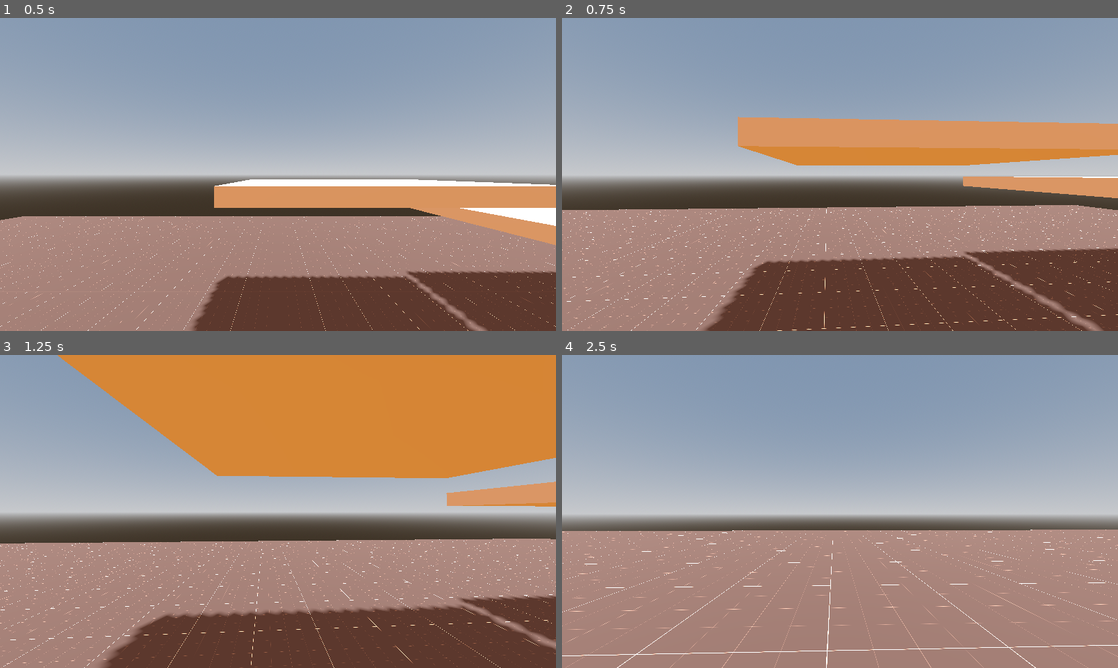
Above: before the commit, frames 1-4 (two rows, left to right).
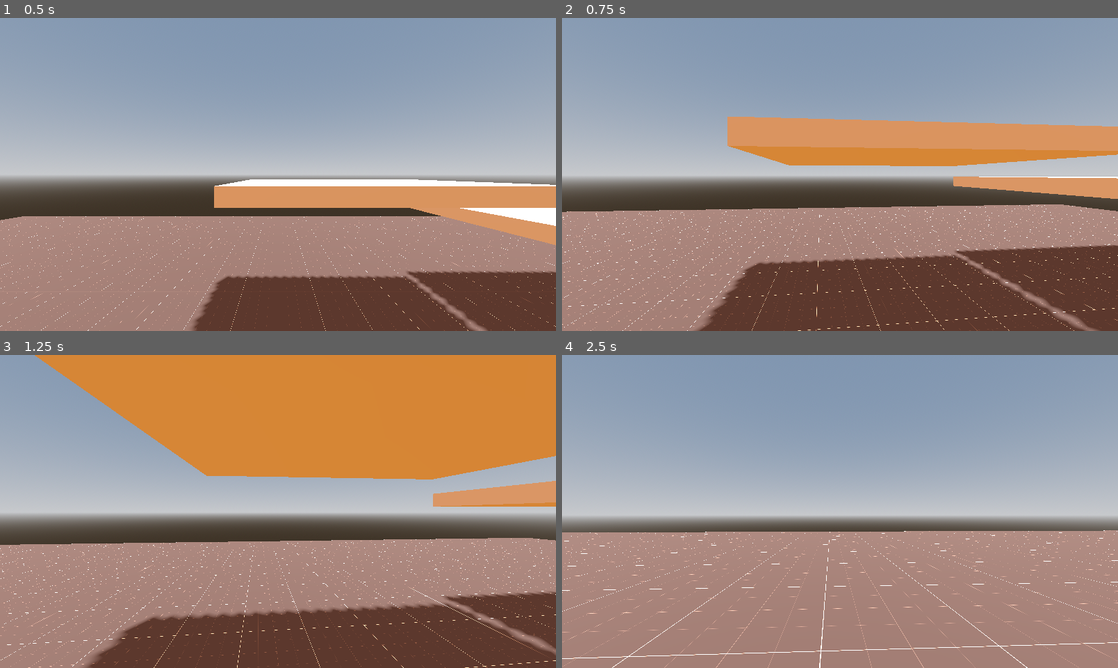
Above: after the commit, the same moments.

Repository: BananaHolograma/godot-personal-template
Game: Godot game, scene res://scenes/test/playground.tscn
Same seed, same stepped clock (60 frames per second), same inputs: the game is played once before the commit and once after it. The project has no main scene, so this scene is started directly.
Inputs (mouse positions are in pixels of both pictures, inside the frame that each line leads up to):
- Up to frame 1 (0.5 s): no input
- Up to frame 2 (0.75 s): tap Enter at 0.5 s; move the mouse to (867, 174) at 0.52 s; hold Up (ui_up) from 0.53 s (still down); hold Ctrl (crouch) from 0.53 s (still down)
- Up to frame 3 (1.25 s): keep holding Up (ui_up); keep holding Ctrl (crouch); tap Space (jump) at 0.77, 0.8, 1.07 s
- Up to frame 4 (2.5 s): keep holding Up (ui_up); move the mouse to (812, 511) at 1.27 s; release Ctrl (crouch) at 1.28 s; tap Space (jump) at 1.35, 1.52, 1.82, 2.3 s; tap Ctrl (crouch) at 1.55 s; move the mouse to (851, 505) at 2.02 s; hold Shift (crawl) from 2.03 s (still down)

Frame 1 is identical in both runs. In frame 2, 4.4% of the frame differs, in the area x 0-100%, y 31-100%; in frame 3, 5.2%, in the area x 0-100%, y 0-100%; in frame 4, 2.7%.

Commit message:
slide state allowing to jump or automatically crouch when a ceil it's detected

Diff:
--- a/components/movement/first-person/first_person_controller.gd
+++ b/components/movement/first-person/first_person_controller.gd
@@ -21,14 +21,13 @@
 ## TODO - GET VALUES FROM GAME SETTINGS SAVED GAME
 @export_group("Camera parameters")
 ## The camera sensitivity to balance the smoothness of the rotation
-@export_range(0, 1, 0.01) var camera_sensitivity := 0.3
+@export_range(0, 1, 0.01) var camera_sensitivity := 0.45
 ## The mouse sensitivity to adjust the speed of the mouse movement applied to the camera or world in general
 @export var mouse_sensitivity := 3.0
 ## The limit where the camera can rotate relative to x-axis(up-down), by default it's 90 degrees or PI / 2
 @export var camera_rotation_limit := PI / 2
 
 var locked := false
-
 
 func _ready():
 	Input.mouse_mode = Input.MOUSE_MODE_CAPTURED
@@ -65,7 +64,7 @@
 			stand_collision_shape.disabled = false
 			crouch_collision_shape.disabled = true
 			crawl_collision_shape.disabled = true
-		"Crouch":
+		"Crouch", "Slide":
 			stand_collision_shape.disabled = true
 			crouch_collision_shape.disabled = false
 			crawl_collision_shape.disabled = true
--- a/components/movement/first-person/first_person_controller.tscn
+++ b/components/movement/first-person/first_person_controller.tscn
@@ -7,6 +7,7 @@
 [ext_resource type="Script" path="res://components/movement/first-person/states/crouch.gd" id="5_7267j"]
 [ext_resource type="Script" path="res://components/movement/first-person/states/run.gd" id="5_v6cna"]
 [ext_resource type="Script" path="res://components/movement/first-person/states/crawl.gd" id="6_1ugdw"]
+[ext_resource type="Script" path="res://components/movement/first-person/states/slide.gd" id="6_d52pe"]
 [ext_resource type="Script" path="res://components/movement/first-person/states/jump.gd" id="7_4n1os"]
 
 [sub_resource type="Animation" id="Animation_abq5f"]
@@ -118,6 +119,7 @@
 [node name="Actor" type="CharacterBody3D"]
 collision_layer = 4
 script = ExtResource("1_h8wkm")
+SLIDE = true
 
 [node name="AnimationPlayer" type="AnimationPlayer" parent="."]
 libraries = {
@@ -166,6 +168,9 @@
 [node name="Run" type="Node" parent="FiniteStateMachine"]
 script = ExtResource("5_v6cna")
 
+[node name="Slide" type="Node" parent="FiniteStateMachine"]
+script = ExtResource("6_d52pe")
+
 [node name="Crouch" type="Node" parent="FiniteStateMachine"]
 script = ExtResource("5_7267j")
 
--- /dev/null
+++ b/components/movement/first-person/states/slide.gd
@@ -0,0 +1,72 @@
+class_name SlideFirstPerson extends Motion
+
+@export var speed := 4.5
+@export var slide_time := 1.2
+## This applies a momentum on the last part of the slide to continue the movement
+@export var friction_momentum := 0.1
+## The angle in degrees you want to apply on slide motion
+@export var slide_tilt := 5.0
+
+
+var slide_timer: Timer
+var last_direction: Vector3 = Vector3.ZERO
+var decrease_rate := slide_time
+var slide_side: int
+
+
+func _enter():
+	slide_timer.start()
+	transformed_input.update_input_direction(FSM.actor)
+	last_direction = transformed_input.world_coordinate_space_direction
+	decrease_rate = slide_time
+	animation_player.play("crouch")
+	slide_side = sign(randi_range(-1, 1))
+
+
+func _exit():
+	slide_timer.stop();
+	decrease_rate = slide_time
+	FSM.actor.head.rotation.z = 0.0
+
+	if FSM.next_state is JumpFirstPerson:
+		animation_player.play_backwards("crouch")
+
+
+func _ready():
+	_create_slide_timer()
+
+
+func physics_update(delta):
+	decrease_rate -= delta
+	FSM.actor.velocity.x = last_direction.x * (decrease_rate + friction_momentum) * speed
+	FSM.actor.velocity.z = last_direction.z * (decrease_rate + friction_momentum) * speed
+
+	if slide_tilt > 0:
+		FSM.actor.head.rotation.z = lerp(FSM.actor.head.rotation.z, slide_side * deg_to_rad(slide_tilt), delta * 8.0)
+
+	if not FSM.actor.ceil_shape_detector.is_colliding():
+		detect_jump()
+
+	FSM.actor.move_and_slide()
+
+
+func _create_slide_timer() -> void:
+	slide_timer = Timer.new()
+	slide_timer.name = "SlideTimer"
+	slide_timer.wait_time = slide_time
+	slide_timer.process_callback = Timer.TIMER_PROCESS_PHYSICS
+	slide_timer.autostart = false
+	slide_timer.one_shot = true
+
+	add_child(slide_timer)
+	slide_timer.timeout.connect(on_slider_timeout)
+
+
+func on_slider_timeout():
+	detect_crouch()
+
+	if FSM.actor.ceil_shape_detector.is_colliding():
+		state_finished.emit("Crouch", {})
+	else:
+		animation_player.play_backwards("crouch")
+		state_finished.emit("Walk", {})
Not shown: 1 places in components/movement/first-person/first_person_controller.tscn that only renumber resources
